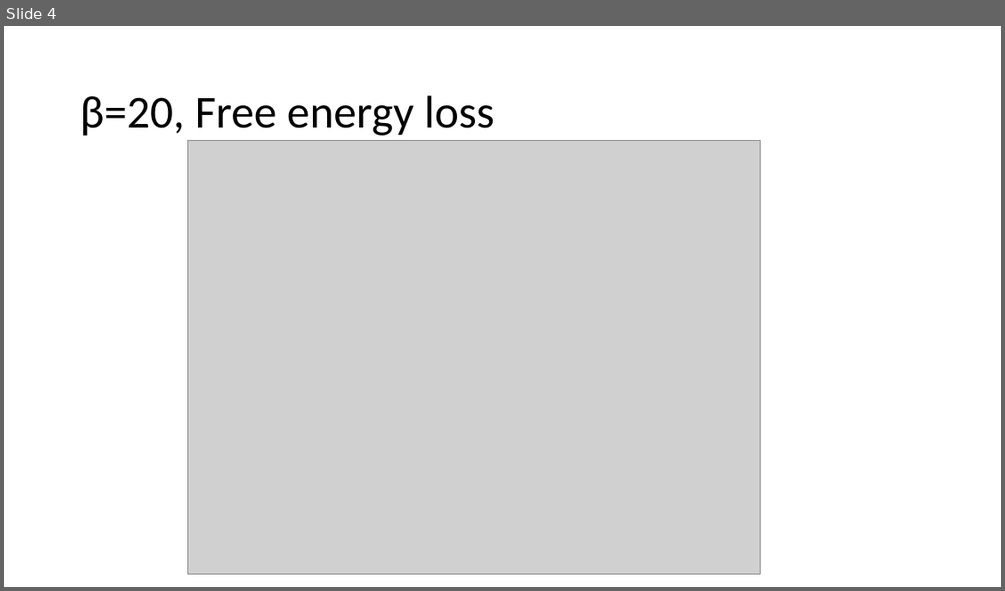
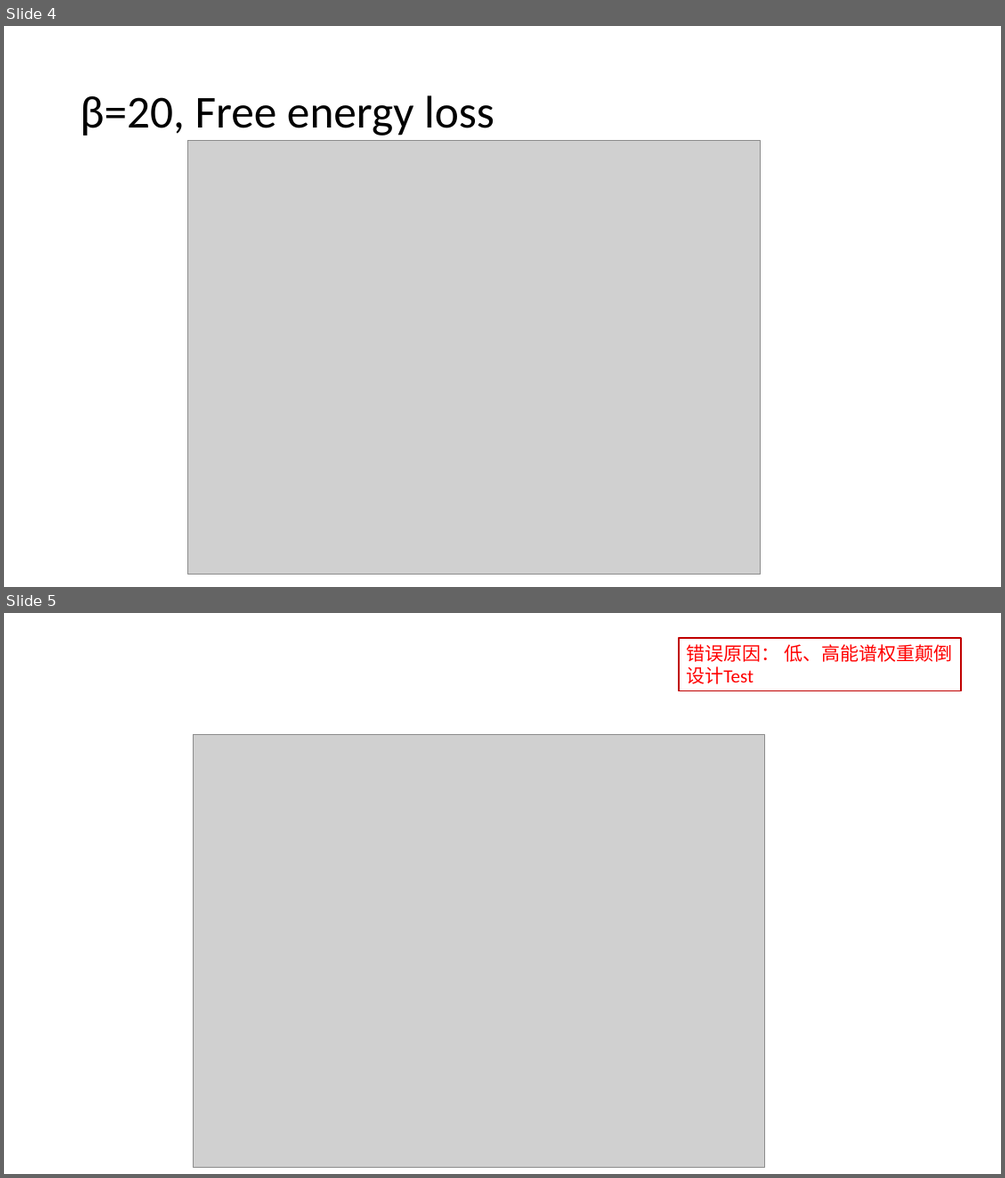
Before and after one commit to Sharon-Liang/JuliaCMPO, a slide deck: cmpo_running_notes.pptx. Shown one above the other, each under a label of ours: slide 4 before the commit, slides 4 and 5 after it. The pictures are 1005x591 and 1005x1178 pixels, drawn with LibreOffice and Linux fonts; fonts in the diff are those of the drawing; grey boxes stand for pictures. Boxes give left, top, right and bottom in pixels: in the first picture for what was removed or moved away, otherwise in the second. Text is boxed around its words. In the diff, an @@ line names an element or a change of style, - is before the commit and + after.

```diff
--- a/cmpo_running_notes.pptx
+++ b/cmpo_running_notes.pptx
@@ slide 5 added at [4,613,1001,1174], background #FFFFFF @@
@@ rectangle added at [680,639,961,691], outline #C00000 1.5 pt, 18 pt, text #FF0000 @@
+错误原因： 低、高能谱权重颠倒
+设计Test
@@ picture added at [194,734,764,1167] @@
```
Also in this commit, not shown: 1 slide changed, 1 slide removed, 1 other file.
